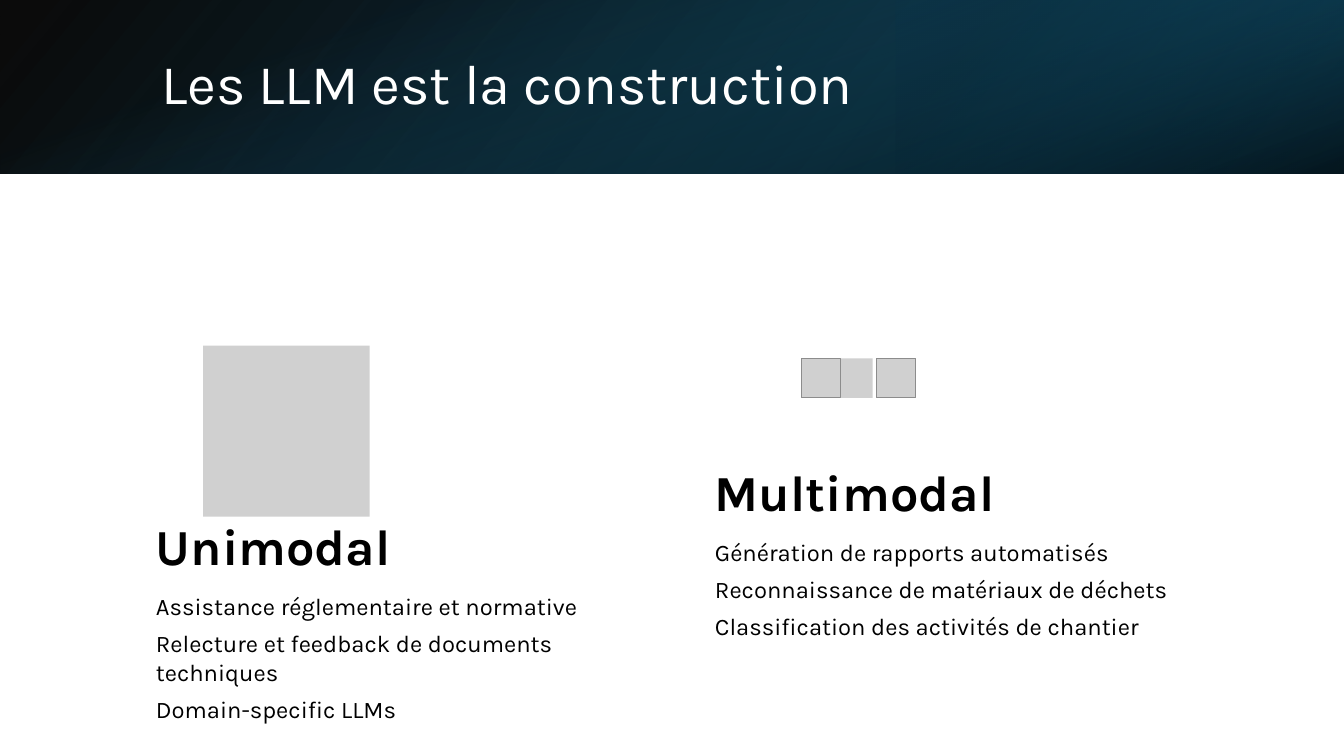
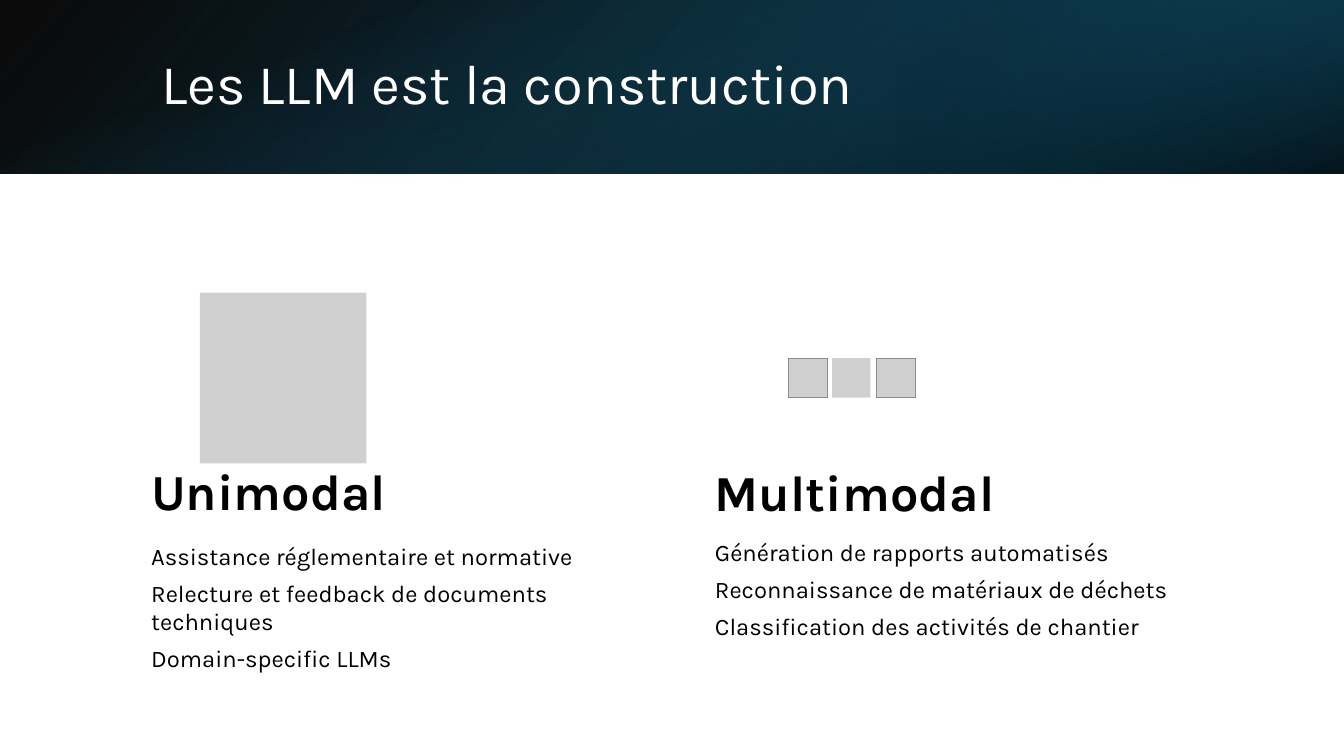
Before and after one commit to IzowRM/Stage-Cetic, a slide deck: slide 5 of Doc Slide/Enhanced Automated Construction Quantity Takeoff.pptx. Drawn at 1344x756 pixels with LibreOffice and Linux fonts; fonts in the diff are those of the drawing; grey boxes stand for pictures. Boxes give left, top, right and bottom in pixels: in the first picture for what was removed or moved away, otherwise in the second. Text is boxed around its words. In the diff, an @@ line names an element or a change of style, - is before the commit and + after.

```diff
--- a/Doc Slide/Enhanced Automated Construction Quantity Takeoff.pptx
+++ b/Doc Slide/Enhanced Automated Construction Quantity Takeoff.pptx
@@ picture: place and size @@
-picture at <box>203,346,369,517</box>
+picture at <box>200,292,366,464</box>
@@ picture: place and size @@
-picture at <box>802,358,841,397</box>
+picture at <box>788,358,828,397</box>
@@ text "Unimodal": place and size @@
-text "Unimodal" at <box>156,529,391,566</box>
+text "Unimodal" at <box>151,474,386,511</box>
@@ text "Assistance réglementaire et normative": place and size @@
-text "Assistance réglementaire et normative" at <box>156,597,577,724</box>
+text "Assistance réglementaire et normative" at <box>151,547,573,673</box>
```
Also in this commit, not shown: 4 other slides changed, 11 slides added, 33 other files.
